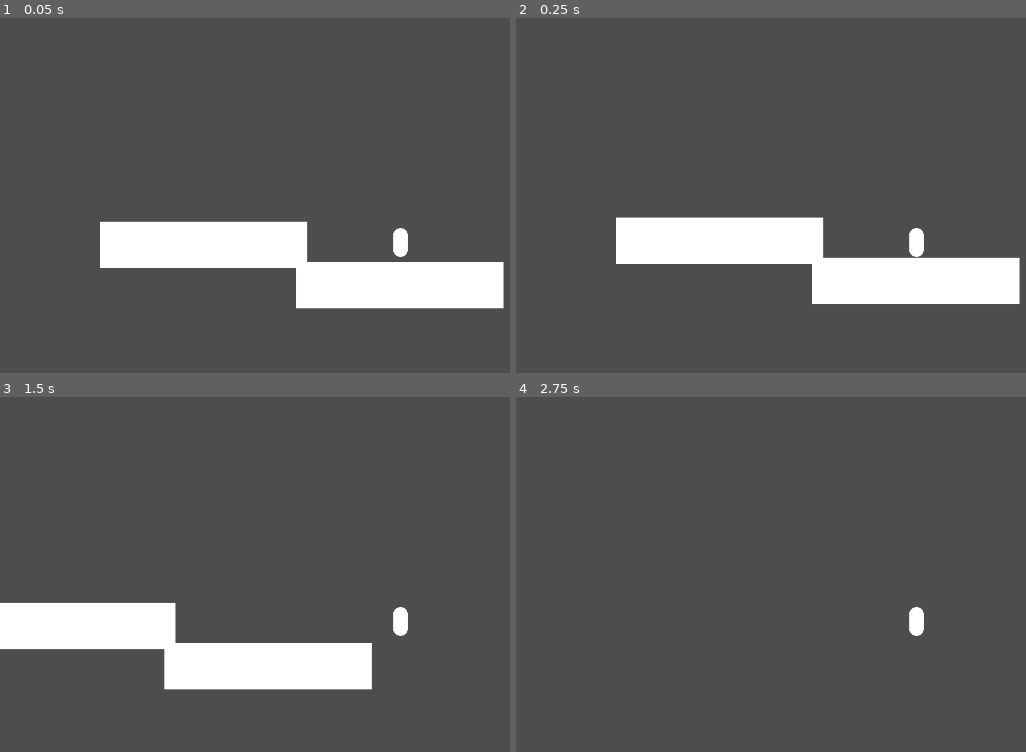
Above: before the commit, frames 1-4 (two rows, left to right).
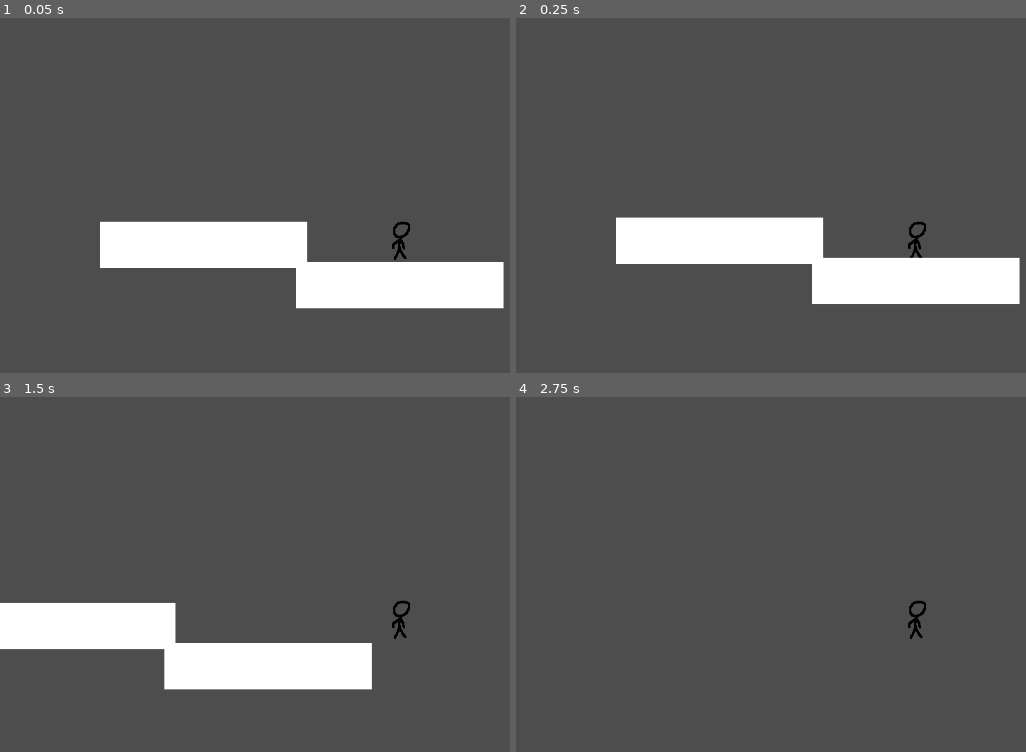
Above: after the commit, the same moments.

Repository: eltom1/Lone-Orbit
Game: Godot game, scene res://suelo-prueba.tscn
Two runs of this game, one before a commit and one after it. Both use one fixed random seed, a clock stepped at 60 frames per second and the inputs below.
Inputs:
- Up to frame 1 (0.05 s): no input
- Up to frame 2 (0.25 s): no input
- Up to frame 3 (1.5 s): tap Enter at 0.5 s; hold D (RIGHT) from 0.53 s (still down); tap Space (SPACE) at 0.6, 1.35 s; tap Up (ui_up) at 0.77 s
- Up to frame 4 (2.75 s): tap Up (ui_up) at 1.52 s; release D (RIGHT) at 2.03 s; hold A (LEFT) from 2.03 s (still down); tap Space (SPACE) at 2.1 s

The runs differ from the first frame. In frame 1, 0.3% of the frame differs, in the area x 76-81%, y 57-69%; in frame 2, 0.3%; in frame 3, 0.3%; in frame 4, 0.3%.

Commit message:
agregue un sprite pero no esta configurado el idle

Diff:
--- a/personaje-prueba.tscn
+++ b/personaje-prueba.tscn
@@ -1,12 +1,47 @@
 [gd_scene format=3 uid="uid://c0pdkxgphve8w"]
 
 [ext_resource type="Script" uid="uid://jyc0sv0ifp4b" path="res://personaje_prueba.gd" id="1_l36xu"]
+[ext_resource type="Texture2D" uid="uid://4a5vwttmstux" path="res://untitled.png" id="2_ve1mq"]
 
 [sub_resource type="CapsuleShape2D" id="CapsuleShape2D_uu4w7"]
 radius = 12.0
 height = 44.0
 
-[sub_resource type="CapsuleMesh" id="CapsuleMesh_l36xu"]
+[sub_resource type="AtlasTexture" id="AtlasTexture_v6gee"]
+atlas = ExtResource("2_ve1mq")
+region = Rect2(0, 0, 64, 64)
+
+[sub_resource type="AtlasTexture" id="AtlasTexture_hy73o"]
+atlas = ExtResource("2_ve1mq")
+region = Rect2(64, 0, 64, 64)
+
+[sub_resource type="AtlasTexture" id="AtlasTexture_03rno"]
+atlas = ExtResource("2_ve1mq")
+region = Rect2(128, 0, 64, 64)
+
+[sub_resource type="AtlasTexture" id="AtlasTexture_18mh2"]
+atlas = ExtResource("2_ve1mq")
+region = Rect2(192, 0, 64, 64)
+
+[sub_resource type="SpriteFrames" id="SpriteFrames_fumd2"]
+animations = [{
+"frames": [{
+"duration": 1.0,
+"texture": SubResource("AtlasTexture_v6gee")
+}, {
+"duration": 1.0,
+"texture": SubResource("AtlasTexture_hy73o")
+}, {
+"duration": 1.0,
+"texture": SubResource("AtlasTexture_03rno")
+}, {
+"duration": 1.0,
+"texture": SubResource("AtlasTexture_18mh2")
+}],
+"loop": true,
+"name": &"Idle",
+"speed": 10.0
+}]
 
 [node name="CharacterBody2D" type="CharacterBody2D" unique_id=1711250196]
 script = ExtResource("1_l36xu")
@@ -15,11 +50,12 @@
 position = Vector2(1, 0)
 shape = SubResource("CapsuleShape2D_uu4w7")
 
-[node name="MeshInstance2D" type="MeshInstance2D" parent="." unique_id=1111551928]
-position = Vector2(1.3906248, 0)
-scale = Vector2(21.21875, 20.875)
-mesh = SubResource("CapsuleMesh_l36xu")
-
 [node name="Camera2D" type="Camera2D" parent="." unique_id=2079359050]
 
 [node name="RayCast2D" type="RayCast2D" parent="." unique_id=138128182]
+
+[node name="AnimatedSprite2D" type="AnimatedSprite2D" parent="." unique_id=317983351]
+position = Vector2(3, -2)
+sprite_frames = SubResource("SpriteFrames_fumd2")
+animation = &"Idle"
+frame_progress = 0.13615784
--- a/personaje_prueba.gd
+++ b/personaje_prueba.gd
@@ -29,7 +29,6 @@
 		if not is_on_floor():
 			velocity.y += GRAVEDAD * delta
 
-
 		if Input.is_action_just_pressed("SPACE") and is_on_floor():
 			velocity.y = FUERZA_SALTO
 
Binary file added: untitled.png
Not shown, added: sin título.pxo
